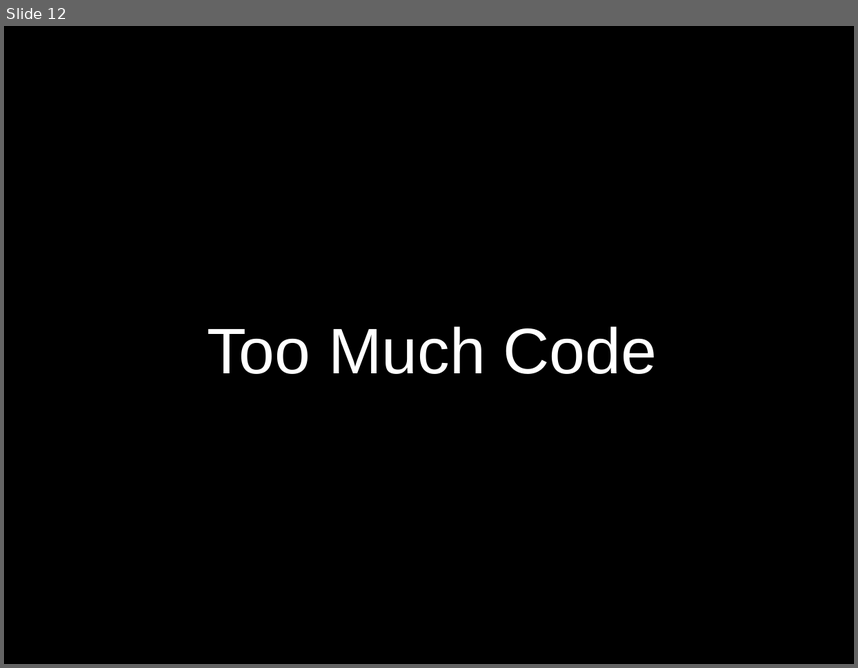
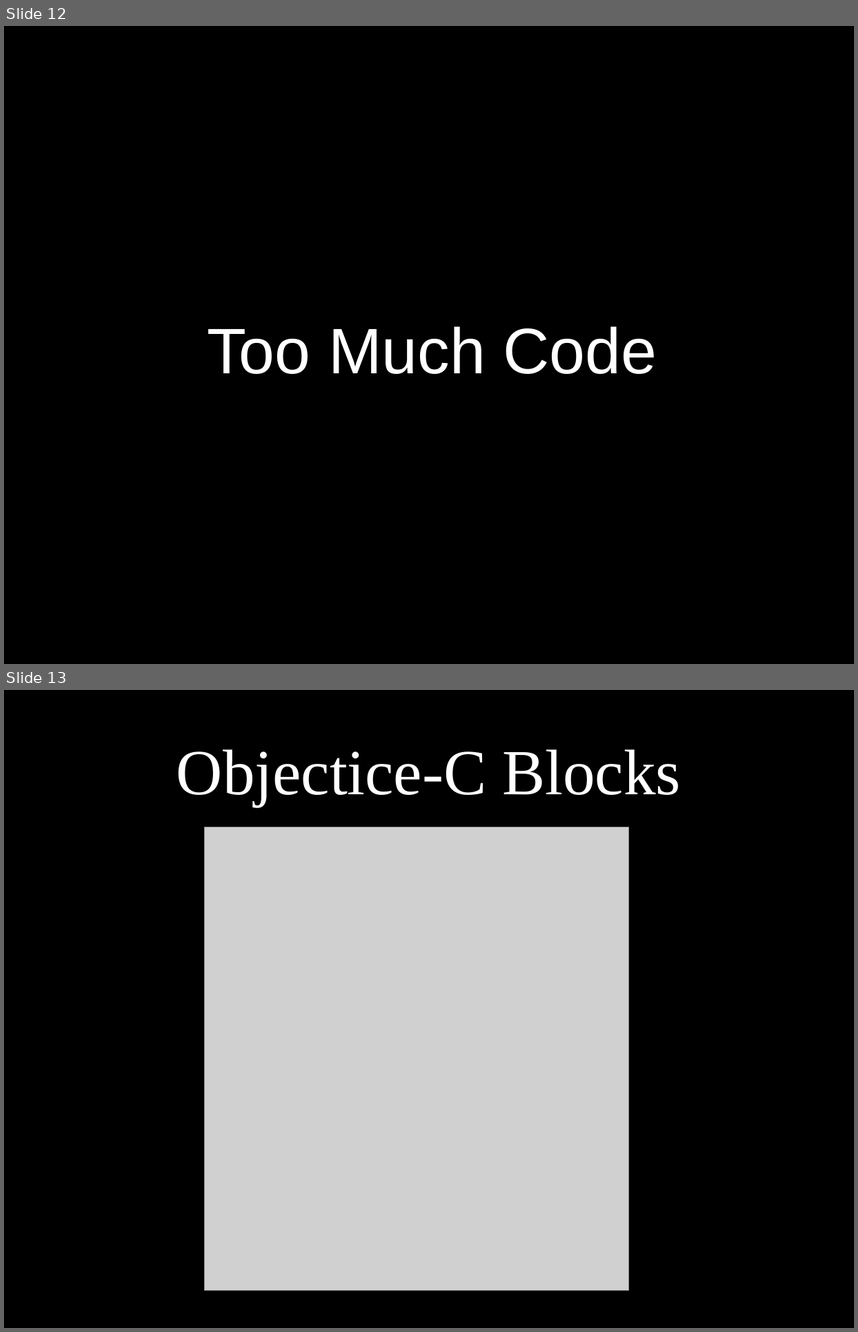
Before and after one commit to dodikk/iAsyncSlides, a slide deck: iAsync-slides.odp. Shown one above the other, each under a label of ours: slide 12 before the commit, slides 12 and 13 after it. The pictures are 858x668 and 858x1332 pixels, drawn with LibreOffice and Linux fonts; fonts in the diff are those of the drawing; grey boxes stand for pictures. Boxes give left, top, right and bottom in pixels: in the first picture for what was removed or moved away, otherwise in the second. Text is boxed around its words. In the diff, an @@ line names an element or a change of style, - is before the commit and + after.

```diff
--- a/iAsync-slides.odp
+++ b/iAsync-slides.odp
@@ slide 13 added at (x1=4, y1=690, x2=854, y2=1328), background #000000 @@
@@ title added at (x1=176, y1=749, x2=681, y2=806), 60 pt, text #FFFFFF @@
+Objectice-C Blocks
@@ picture added at (x1=205, y1=827, x2=629, y2=1290) @@
```
Also in this commit, not shown: 23 slides changed, 2 other slides added, 3 slides removed, 5 other files.
